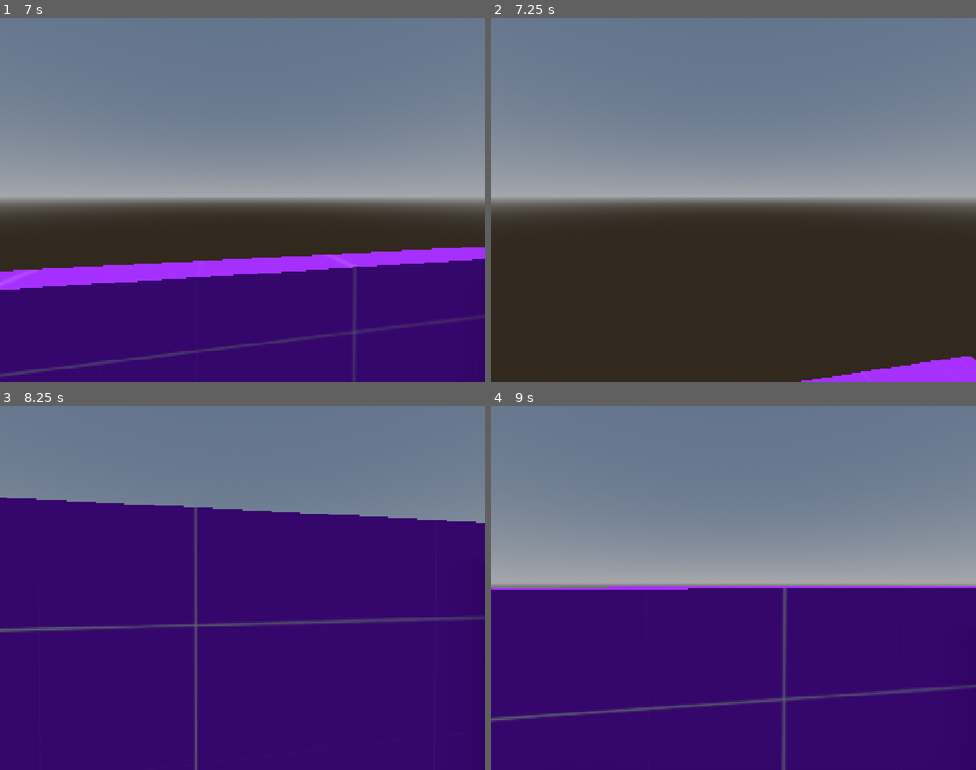
Above: before the commit, frames 1-4 (two rows, left to right).
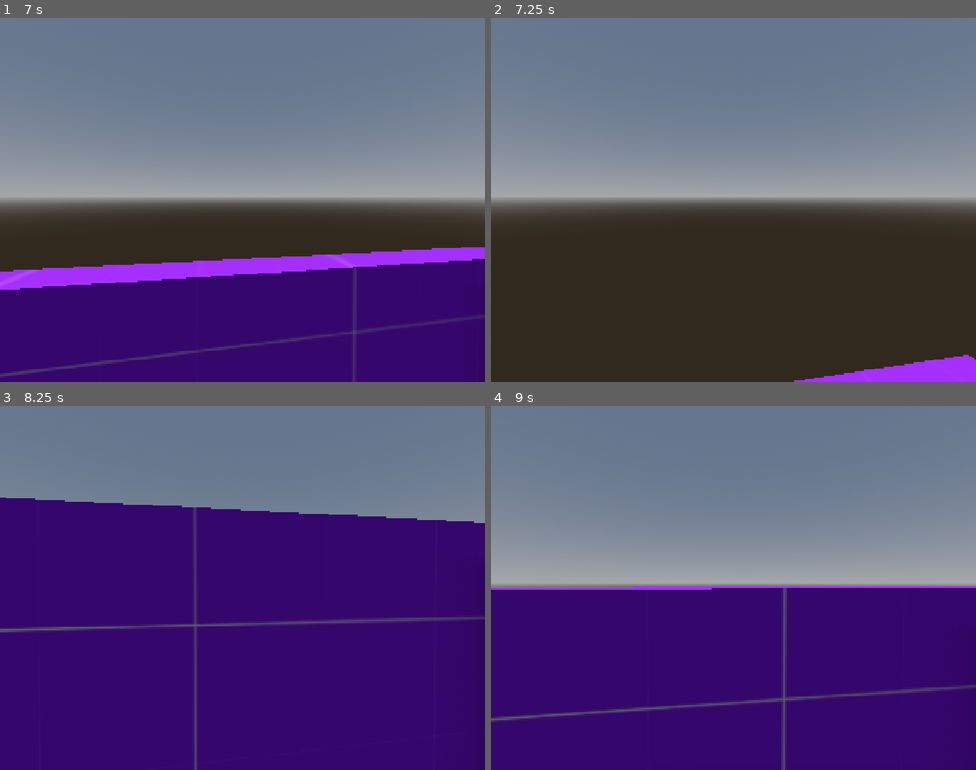
Above: after the commit, the same moments.

Repository: TheSophisticated/FindersKeepers-CSES
Game: Godot game, scene res://Maps/GameMode.tscn
The game is run twice, just before and just after one commit, with the same random seed, the same clock (stepped at 60 frames per second) and the same inputs. This scene is started directly instead of the project's main scene.
Inputs (mouse positions are in pixels of both pictures, inside the frame that each line leads up to):
- Up to frame 1 (7 s): tap Enter at 0.5 s; move the mouse to (266, 200) at 0.52 s; hold E (interact) 0.53-1.28 s; hold W (move_forward) 0.53-5.78 s; tap Space (jump) at 0.77, 1.52, 3.02, 3.77, 4.52, 6.02, 6.77 s; move the mouse to (218, 200) at 1.27 s; tap E (interact) at 1.35, 2.3, 3.05, 4.55, 5.85, 6.8 s; move the mouse to (252, 192) at 2.02 s; hold Shift (sprint) 2.03-2.78 s; move the mouse to (237, 207) at 2.77 s; tap 1 at 2.85 s; move the mouse to (276, 203) at 3.52 s; hold E (interact) 3.53-4.28 s; tap 2 at 3.6 s; move the mouse to (203, 196) at 4.27 s; tap R at 4.35 s; move the mouse to (247, 200) at 5.02 s; hold E (interact) 5.03-5.78 s; move the mouse to (223, 192) at 5.77 s; hold D (move_right) 5.78-6.53 s; move the mouse to (266, 200) at 6.52 s; hold W (move_forward) from 6.53 s (still down); hold Shift (sprint) from 6.53 s (still down)
- Up to frame 2 (7.25 s): keep holding W (move_forward); keep holding Shift (sprint)
- Up to frame 3 (8.25 s): keep holding W (move_forward); move the mouse to (218, 588) at 7.27 s; release Shift (sprint) at 7.28 s; tap 1 at 7.35 s; tap Space (jump) at 7.52 s; tap E (interact) at 7.55 s; move the mouse to (252, 580) at 8.02 s; hold E (interact) from 8.03 s (still down); tap 2 at 8.1 s
- Up to frame 4 (9 s): tap Space (jump) at 8.75 s; move the mouse to (728, 595) at 8.77 s; release W (move_forward) at 8.78 s; release E (interact) at 8.78 s; hold A (move_left) from 8.78 s (still down); tap R at 8.85 s

Frame 1 is identical in both runs. In frame 2, 0.1% of the frame differs, in the area x 62-99%, y 92-100%; in frame 3, 0.2%, in the area x 1-99%, y 25-84%; in frame 4, less than 0.1%.

Commit message:
Integrate tarot pickup with player interaction

Diff:
--- a/Maps/GameMode.tscn
+++ b/Maps/GameMode.tscn
@@ -5,6 +5,8 @@
 [ext_resource type="Texture2D" uid="uid://cwcexiteh4s2q" path="res://Textures/texture_02purpl.png" id="3_l8b2n"]
 [ext_resource type="Texture2D" uid="uid://d0u76ui7ag1at" path="res://Textures/texture_02.png" id="4_abnra"]
 [ext_resource type="Script" uid="uid://de4ax627pkk2y" path="res://Maps/Scripts/PauseMenu.gd" id="5_d7oxw"]
+[ext_resource type="Script" uid="uid://qxjx26k0iqkt" path="res://Tarot/Scripts/TarotPickup.gd" id="6_tpick"]
+[ext_resource type="Resource" uid="uid://djc8i8kdjfqc2" path="res://Tarot/Cards/Definitions/DemonSpeed.tres" id="7_dcard"]
 
 [sub_resource type="ProceduralSkyMaterial" id="ProceduralSkyMaterial_4okp1"]
 
@@ -41,6 +43,10 @@
 refraction_enabled = true
 uv1_triplanar = true
 uv1_world_triplanar = true
+
+[sub_resource type="BoxMesh" id="BoxMesh_tarot"]
+
+[sub_resource type="BoxShape3D" id="BoxShape3D_tarot"]
 
 [node name="GameMode" type="Node3D" unique_id=109405942]
 script = ExtResource("1_bliyt")
@@ -309,6 +315,17 @@
 spot_range = 8.19093
 spot_angle = 61.2073
 
+[node name="TarotPickup" type="Area3D" parent="SubViewportContainer/SubViewport/WorldObjects" unique_id=1919035921 groups=["interactable"]]
+transform = Transform3D(0.6, 0, 0, 0, 0.05, 0, 0, 0, 0.6, 0, 1, -3)
+script = ExtResource("6_tpick")
+card = ExtResource("7_dcard")
+
+[node name="MeshInstance3D" type="MeshInstance3D" parent="SubViewportContainer/SubViewport/WorldObjects/TarotPickup" unique_id=1919035922]
+mesh = SubResource("BoxMesh_tarot")
+
+[node name="CollisionShape3D" type="CollisionShape3D" parent="SubViewportContainer/SubViewport/WorldObjects/TarotPickup" unique_id=1919035923]
+shape = SubResource("BoxShape3D_tarot")
+
 [node name="SpawnPoints" type="Node3D" parent="SubViewportContainer/SubViewport" unique_id=2094408359]
 transform = Transform3D(1, 0, 0, 0, 1, 0, 0, 0, 1, 0, 1.0218, -6.19973)
 
--- a/Player/Scripts/Player.gd
+++ b/Player/Scripts/Player.gd
@@ -22,6 +22,9 @@
 @export_category("Network Settings")
 @export var network_update_rate := 20.0 # Network updates per second
 @export var interpolation_time := 0.15  # Network interpolation smoothing time
+
+@export_category("Tarot Settings")
+@export var tarot_capacity: int = 2     # Max tarot cards this player can carry
 
 # ===== CONSTANTS =====
 const GRAVITY_FORCE = 35.0            # Gravity strength
@@ -90,11 +93,13 @@
 		if camera:
 			camera.current = true
 	current_speed = walk_speed
+	tarot_cards.resize(tarot_capacity)
 
 	# Set up look-at raycast as child of camera
 	look_at_ray = RayCast3D.new()
 	look_at_ray.name = "LookAtDetector"
 	look_at_ray.enabled = true
+	look_at_ray.collide_with_areas = true
 	look_at_ray.target_position = Vector3(0, 0, -10)  # 10 units forward
 	if camera:
 		camera.add_child(look_at_ray)
@@ -121,8 +126,28 @@
 			drop_object()
 		elif look_at_ray and look_at_ray.is_colliding():
 			var hit_node = look_at_ray.get_collider()
-			if hit_node.is_in_group("interactable"):
+			if hit_node is TarotPickup:
+				hit_node.collect(self)
+			elif hit_node.is_in_group("interactable"):
 				pick_up_object(hit_node)
+
+# ===== TAROT INVENTORY =====
+var tarot_cards: Array[TarotCard] = []  # Fixed-size slots, empty slots hold null
+
+# Stores a card in the first empty slot. Returns true if it fit.
+func add_tarot_card(card: TarotCard) -> bool:
+	if card == null:
+		push_warning("Cannot add a null Tarot card.")
+		return false
+
+	for i in range(tarot_cards.size()):
+		if tarot_cards[i] == null:
+			tarot_cards[i] = card
+			print("Picked up Tarot Card: ", card.card_name, " | Slot: ", i)
+			return true
+
+	print("Tarot inventory full.")
+	return false
 
 # ===== PICKUP / DROP =====
 func pick_up_object(target: Node3D) -> void:
